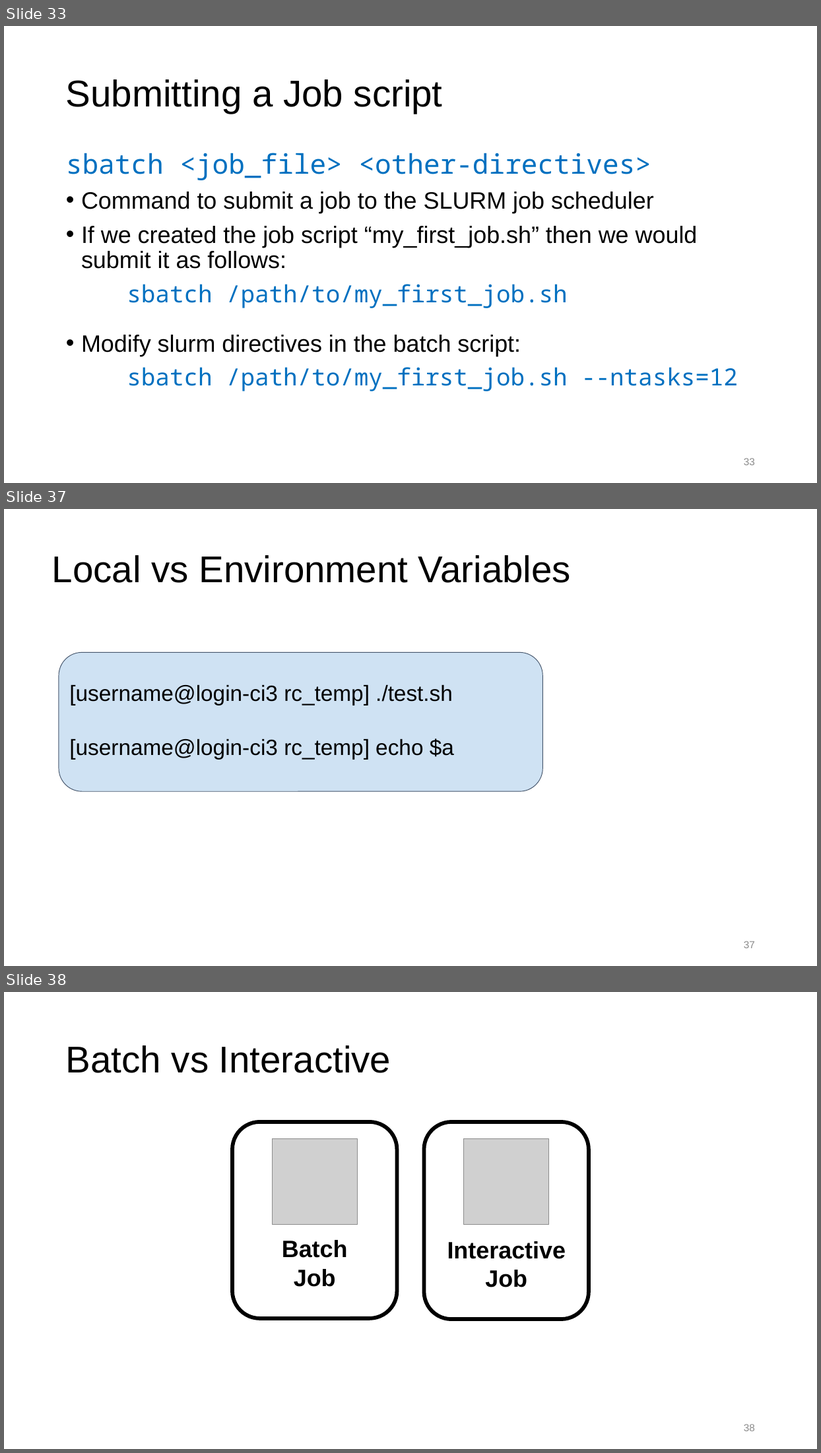
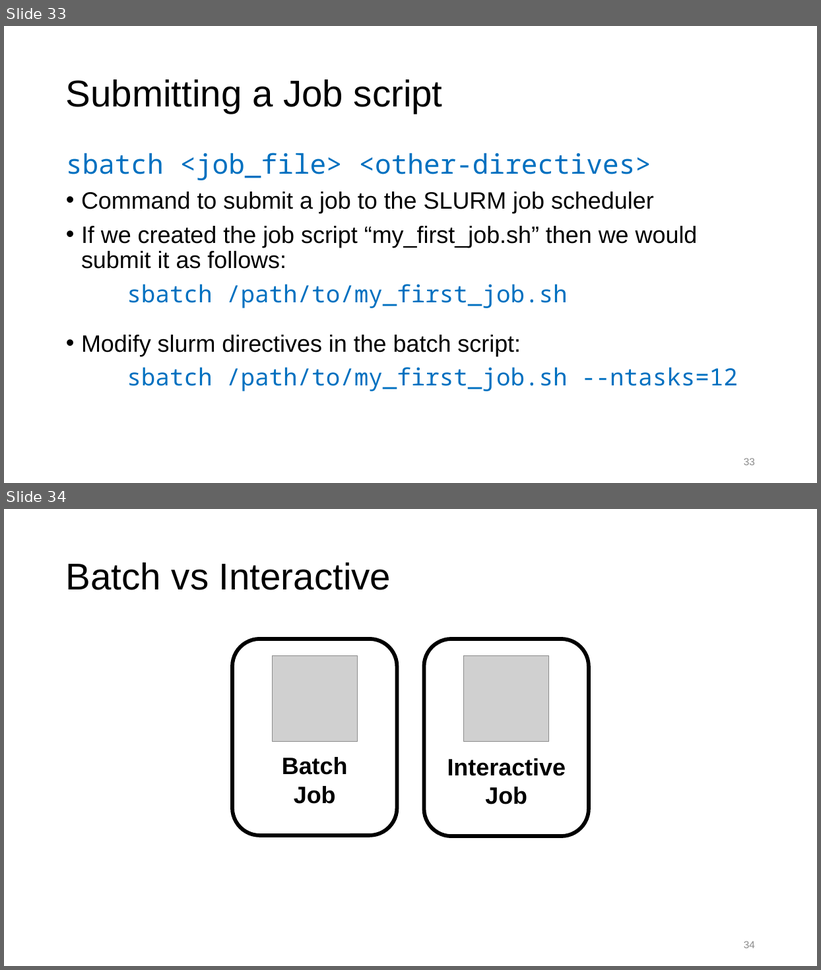
Before and after one commit to ResearchComputing/Getting_Started_With_Research_Computing, a slide deck: Command_Line_And_Job_Scheduling.pptx. Shown one above the other, each under a label of ours: slides 33, 37 and 38 before the commit, slides 33 and 34 after it; the slides between them are not shown. The pictures are 821x1453 and 821x970 pixels, drawn with LibreOffice and Linux fonts; fonts in the diff are those of the drawing; grey boxes stand for pictures; background and template pictures are left out. Boxes give left, top, right and bottom in pixels: in the first picture for what was removed or moved away, otherwise in the second. Text is boxed around its words. In the diff, an @@ line names an element or a change of style, - is before the commit and + after.

Commit message:
remove local vs environment variable slides (slides 34-37) as they are not needed

```diff
--- a/Command_Line_And_Job_Scheduling.pptx
+++ b/Command_Line_And_Job_Scheduling.pptx
@@ slide 37 removed at [4, 509, 817, 966], background #FFFFFF @@
@@ title removed at [52, 555, 571, 583] @@
-Local vs Environment Variables
@@ rounded rectangle removed at [59, 652, 543, 791] @@
@@ text removed at [69, 685, 454, 759] @@
-[username@login-ci3 rc_temp] ./test.sh
-[username@login-ci3 rc_temp] echo $a
@@ page number removed at [744, 941, 755, 949] @@
-37
@@ what was slide 38 is now slide 34 @@
@@ page number at [744, 941, 755, 949]: text changed @@
-38
+34
```
Also in this commit, not shown: 3 other slides removed, 1 other file.
